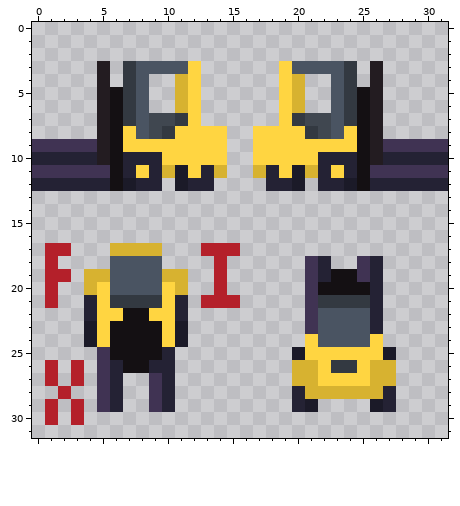
File history of a pixel-art file, Sprintbox/Assets/Sprites/Player.aseprite. This is how it looked before the edit.
32x32 pixels, 1 frame.
After the commit:
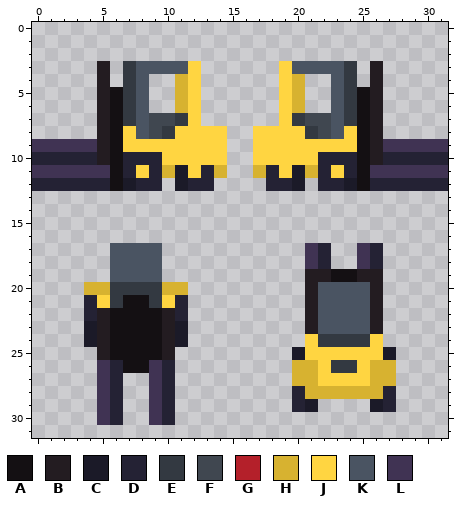
Palette (. is transparent): A #141013  B #231c21  C #1b1a28  D #242234  E #333941  F #404750  G #b4202a  H #d7b230  J #ffd541  K #4a5462  L #403353
Edits made:
Colour E gives way to colour A in row 21 at x 7 to 8.
Colour J gives way to colour A in row 22 at x 6 and 9.
Colour D gives way to colour B in row 19 at x 22 and 26; in rows 20 to 23 at x 26; in row 25 at x 10.
Colour J gives way to colour B in rows 22 to 24 at x 5 and 10.
Colour L gives way to colour B in row 19 at x 21 and 25; in rows 20 to 23 at x 21; in row 25 at x 5.
The edit adds colour D in row 17 at x 22 and 26; in row 30 at x 6 and 10.
Colour K gives way to colour E in row 20 at x 6 to 9; in row 24 at x 22 to 25.
Colour J gives way to colour H in row 20 at x 5 and 10.
Colour A gives way to colour K in row 20 at x 22 to 25.
Colour E gives way to colour K in row 21 at x 22 to 25.
Colour H gives way to colour K in row 17 at x 6 to 9.
The edit adds colour L in row 17 at x 21 and 25; in row 30 at x 5 and 9.
Colour D gives way to colour L in row 26 at x 9.
Colour G is removed in row 17 at x 1 to 2 and 13 to 15; in row 18 at x 1 and 14; in row 19 at x 1 to 2 and 14; in row 20 at x 1 and 14; in row 21 at x 1 and 13 to 15; in rows 26 to 27 at x 1 and 3.
Colour G is removed in row 28 at x 2; in rows 29 to 30 at x 1 and 3.
Colour H is removed in row 19 at x 4 to 5 and 10 to 11.
Boxes around the changes in both pictures, in picture pixels (x1, y1, x2, y2):
changed: (45, 243, 240, 425)
changed: (305, 243, 383, 347)
